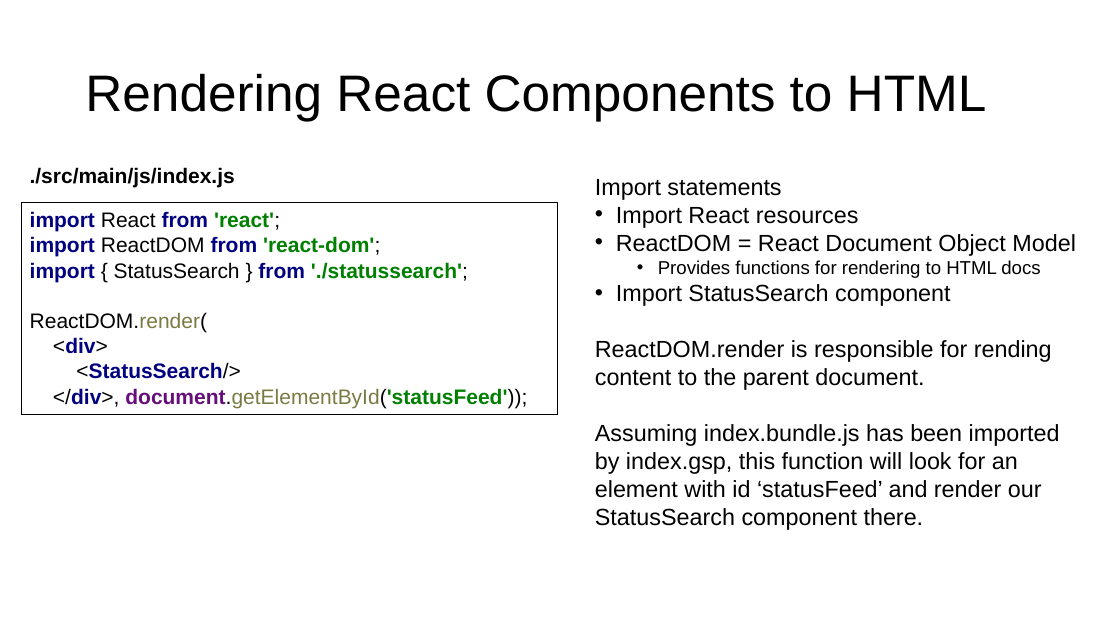
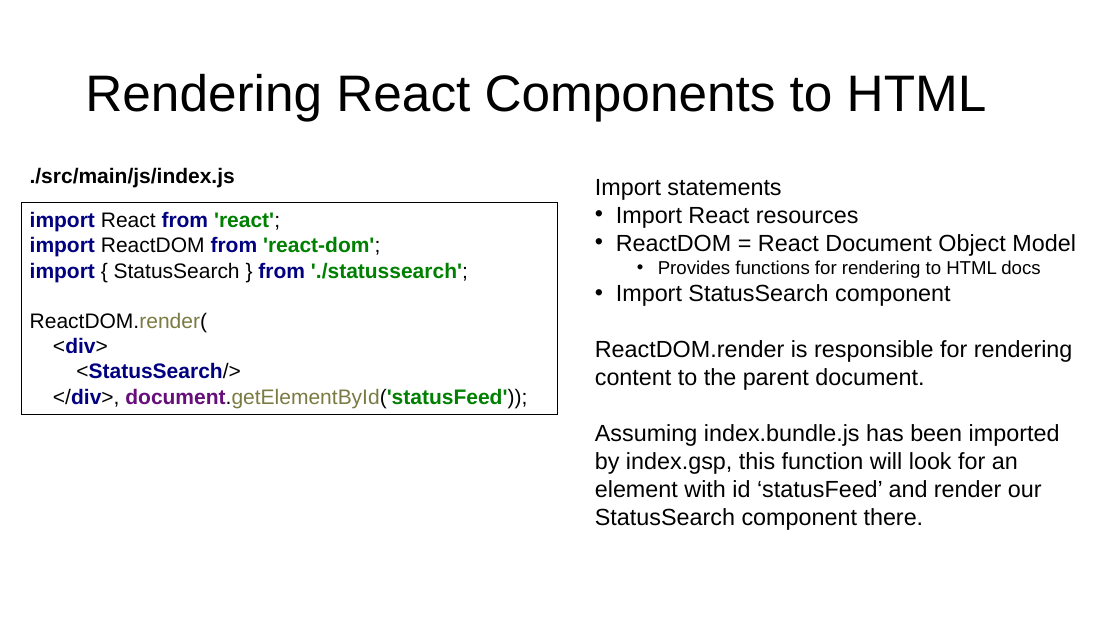
Before and after one commit to ethancjackson/CS2212B-2017, a slide deck: slide 38 of docs/resources/UI Tutorial - React.pptx. Drawn at 1120x630 pixels with LibreOffice and Linux fonts; fonts in the diff are those of the drawing. Boxes give left, top, right and bottom in pixels: in the first picture for what was removed or moved away, otherwise in the second. Text is boxed around its words. In the diff, an @@ line names an element or a change of style, - is before the commit and + after.

```diff
--- a/docs/resources/UI Tutorial - React.pptx
+++ b/docs/resources/UI Tutorial - React.pptx
@@ text at (595,340,1073,390): text changed @@
-ReactDOM.render is responsible for rending content to the parent document.
+ReactDOM.render is responsible for rendering content to the parent document.
```
Also in this commit, not shown: 2 other slides changed, 1 other file.
